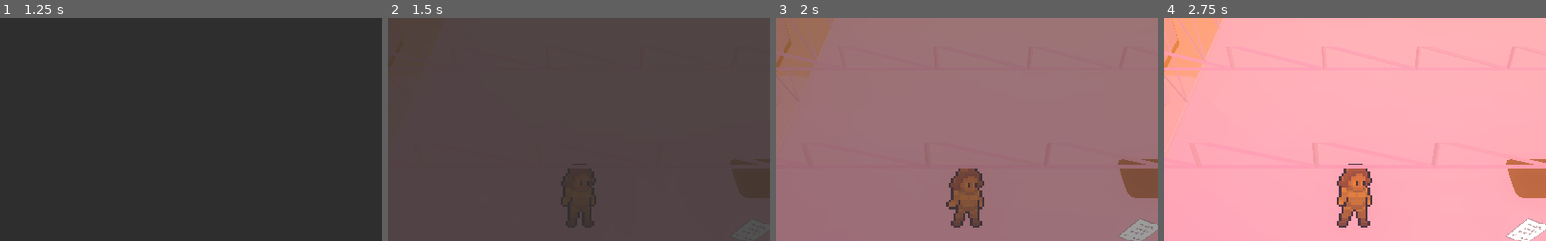
Above: before the commit, frames 1-4 (left to right).
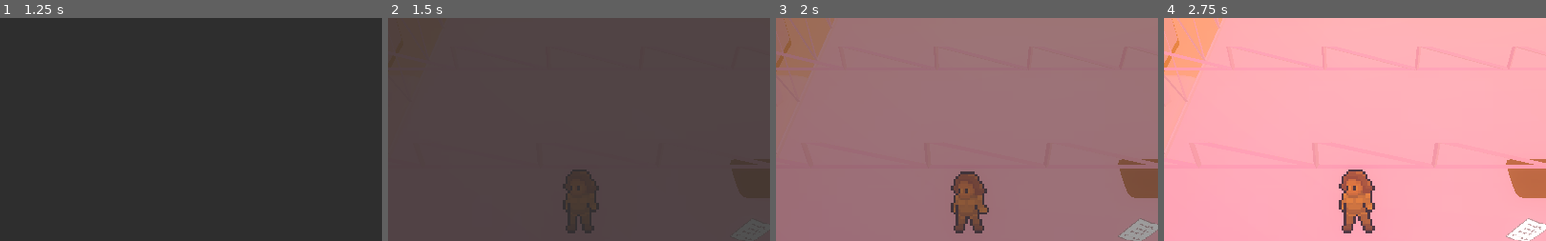
Above: after the commit, the same moments.

Repository: rionhunter/GMTKjam
Game: Godot game, scene res://tInput.tscn
Two runs of this game, one before a commit and one after it. Both use one fixed random seed, a clock stepped at 60 frames per second and the inputs below. Sound files missing from this copy of the repository are replaced by a short silence.
Inputs (mouse positions are % of the whole screen's width and height, from its top left):
- Up to frame 1 (1.25 s): click (50, 98) at 0.52 s; type "12" at 0.6 s
- Up to frame 2 (1.5 s): tap Enter at 1.25 s; hold Enter from 1.28 s (still down)
- Up to frame 3 (2 s): keep holding Enter
- Up to frame 4 (2.75 s): release Enter at 2.03 s; tap Enter at 2.1 s
The pictures show only the part of the screen within x 25-75%, y 25-75%; the shares and areas given below are measured in that part.

Frame 1 is identical in both runs. In frame 2, 0.4% of the frame differs, in the area x 45-56%, y 65-97%; in frame 3, 1.2%; in frame 4, 1.7%.

Commit message:
merged alien ending changes with misc cleanup changes including showing queue

Diff:
--- a/Aliens/base_alien.gd
+++ b/Aliens/base_alien.gd
@@ -7,6 +7,7 @@
 var character_in_range := true
 var is_enabled := true
 var waiting_for_reply := false
+var player_has_spoken := false
 var no_response_periods := 0
 var quest_keyword := "deerp"
 var quest_accepted := false
@@ -40,7 +41,8 @@
 
 
 func _on_player_finished_speaking(input : String):
-	$Timer.stop()
+	$Timer.start(15)
+	player_has_spoken = true
 	no_response_periods = 0
 
 	if quest_keyword in input:
@@ -114,10 +116,12 @@
 
 
 func _on_Timer_timeout():
-	if !waiting_for_reply or no_response_periods >= len(phrases["NO_RESPONSE"]):
-		$Timer.stop()
+	var response = ""
+	if !player_has_spoken:
+		response = phrases["NO_RESPONSE"][no_response_periods % len(phrases["NO_RESPONSE"])]
+	else:
+		random_response("MISC")
 		return
-	var response = phrases["NO_RESPONSE"][no_response_periods]
 	$Dialogue.set_and_show(response)
 	no_response_periods += 1
 
--- a/Aliens/base_alien.tscn
+++ b/Aliens/base_alien.tscn
@@ -80,8 +80,7 @@
 "values": [ 0.0 ]
 }
 
-[sub_resource type="Animation" id=3]
-resource_name = "idle"
+[sub_resource type="Animation" id=5]
 length = 0.8
 loop = true
 tracks/0/type = "value"
@@ -119,9 +118,9 @@
 hframes = 3
 
 [node name="AnimationPlayer" type="AnimationPlayer" parent="."]
-anims/appear = SubResource( 4 )
-anims/hidden = SubResource( 5 )
-anims/idle = SubResource( 3 )
+anims/appear = SubResource( 3 )
+anims/hidden = SubResource( 4 )
+anims/idle = SubResource( 5 )
 
 [node name="Dialogue" parent="." instance=ExtResource( 1 )]
 transform = Transform( 1, 0, 0, 0, 1, 0, 0, 0, 1, 0, 0.584921, 0 )
--- a/Aliens/base_dialogue.json
+++ b/Aliens/base_dialogue.json
@@ -110,9 +110,9 @@
 		"......",
 		"Okay...",
 		"Well then",
-		"Wait, tell me more",
-		"is that a yes?",
+		"...is that a yes?",
 		"and?",
-		"And how does that make you feel?"
+		"So yes to hanging out?",
+		"So yes to being friends?"
 		]
 }
--- a/Environment/Animals/BaseAnimal.tscn
+++ b/Environment/Animals/BaseAnimal.tscn
@@ -31,8 +31,7 @@
 "values": [ 0.0, 1.0 ]
 }
 
-[sub_resource type="Animation" id=1]
-resource_name = "eat"
+[sub_resource type="Animation" id=2]
 length = 0.8
 loop = true
 tracks/0/type = "value"
@@ -60,8 +59,8 @@
 "values": [ 1.0 ]
 }
 
-[sub_resource type="Animation" id=2]
-length = 1.5
+[sub_resource type="Animation" id=3]
+length = 2.5
 tracks/0/type = "value"
 tracks/0/path = NodePath("Sprite3D:opacity")
 tracks/0/interp = 1
@@ -69,7 +68,7 @@
 tracks/0/imported = false
 tracks/0/enabled = true
 tracks/0/keys = {
-"times": PoolRealArray( 0, 0.4, 1.3 ),
+"times": PoolRealArray( 0, 0.6, 2 ),
 "transitions": PoolRealArray( 1, 1, 1 ),
 "update": 0,
 "values": [ 1.0, 1.0, 0.0 ]
@@ -81,7 +80,7 @@
 tracks/1/imported = false
 tracks/1/enabled = true
 tracks/1/keys = {
-"times": PoolRealArray( 1.3 ),
+"times": PoolRealArray( 2.1 ),
 "transitions": PoolRealArray( 1 ),
 "values": [ {
 "args": [  ],
@@ -95,13 +94,13 @@
 tracks/2/imported = false
 tracks/2/enabled = true
 tracks/2/keys = {
-"times": PoolRealArray( 0, 0.5, 0.6, 0.7, 0.8, 0.9 ),
-"transitions": PoolRealArray( 1, 1, 1, 1, 1, 1 ),
+"times": PoolRealArray( 0, 0.5, 0.6, 0.7, 0.8, 0.9, 1, 1.1, 1.2, 1.3, 1.4, 1.5, 1.6, 1.7, 1.8 ),
+"transitions": PoolRealArray( 1, 1, 1, 1, 1, 1, 1, 1, 1, 1, 1, 1, 1, 1, 1 ),
 "update": 1,
-"values": [ 10, 0, 1, 2, 3, 4 ]
+"values": [ 10, 0, 1, 2, 3, 4, 0, 1, 2, 3, 4, 1, 2, 3, 4 ]
 }
 
-[sub_resource type="Animation" id=3]
+[sub_resource type="Animation" id=4]
 length = 1.1
 loop = true
 tracks/0/type = "value"
@@ -137,23 +136,24 @@
 
 [node name="Sprite3D" type="Sprite3D" parent="."]
 transform = Transform( 4, 0, 0, 0, 4, 0, 0, 0, 4, 0, 0.645553, 0 )
+opacity = 0.0
 billboard = 1
 texture = ExtResource( 2 )
 vframes = 3
 hframes = 5
-frame = 10
+frame = 4
 
 [node name="AnimationPlayer" type="AnimationPlayer" parent="."]
-anims/appear = SubResource( 5 )
-anims/eat = SubResource( 1 )
-anims/hide = SubResource( 2 )
-anims/idle = SubResource( 3 )
+anims/appear = SubResource( 1 )
+anims/eat = SubResource( 2 )
+anims/hide = SubResource( 3 )
+anims/idle = SubResource( 4 )
 
 [node name="Area" type="Area" parent="."]
 
 [node name="CollisionShape" type="CollisionShape" parent="Area"]
 transform = Transform( 1, 0, 0, 0, 1, 0, 0, 0, 1, 0, 0.434304, 0 )
-shape = SubResource( 4 )
+shape = SubResource( 5 )
 
 [node name="AudioStreamPlayer" type="AudioStreamPlayer" parent="."]
 stream = ExtResource( 3 )
--- a/World1.tscn
+++ b/World1.tscn
@@ -126,9 +126,6 @@
 transform = Transform( 1, 0, 0, 0, 1, 0, 0, 0, 1, 5.51143, 0, -1.97354 )
 flip = true
 
-[node name="BaseAnimal2" parent="WorldEnvironment" instance=ExtResource( 9 )]
-transform = Transform( 1, 0, 0, 0, 1, 0, 0, 0, 1, -5.90404, 0, 3.58809 )
-
 [node name="player" parent="." instance=ExtResource( 4 )]
 
 [node name="Character" parent="." instance=ExtResource( 1 )]
@@ -164,7 +161,7 @@
 transform = Transform( 1, 0, 0, 0, 1, 0, 0, 0, 1, 12.0942, 1.64733, -7.5949 )
 
 [node name="Animal" type="Spatial" parent="Destinations"]
-transform = Transform( 1, 0, 0, 0, 1, 0, 0, 0, 1, -5.92489, 0, 4.71431 )
+transform = Transform( 1, 0, 0, 0, 1, 0, 0, 0, 1, 6.07894, 0, -0.991423 )
 
 [node name="ExplorationPaths" type="Spatial" parent="."]
 
@@ -186,10 +183,10 @@
 transform = Transform( 1, 0, 0, 0, 1, 0, 0, 0, 1, 10.343, 0.534864, -6.3661 )
 
 [node name="Note2" parent="Discoverables" instance=ExtResource( 8 )]
-transform = Transform( 1, 0, 0, 0, 1, 0, 0, 0, 1, -5.31812, 0.534864, -7.22957 )
+transform = Transform( 1, 0, 0, 0, 1, 0, 0, 0, 1, -20.4715, 0.534864, -7.22957 )
 
 [node name="Note3" parent="Discoverables" instance=ExtResource( 8 )]
-transform = Transform( 1, 0, 0, 0, 1, 0, 0, 0, 1, 13.1514, 0.534864, 2.72703 )
+transform = Transform( 1, 0, 0, 0, 1, 0, 0, 0, 1, 26.494, 0.534864, -2.52138 )
 
 [node name="Note4" parent="Discoverables" instance=ExtResource( 8 )]
 transform = Transform( 1, 0, 0, 0, 1, 0, 0, 0, 1, -6.25027, 0.534864, -1.17411 )
--- a/barks.json
+++ b/barks.json
@@ -93,6 +93,12 @@
 		"What do I feel like doing?",
 		"What should I do?",
 		"Next up..."
+		],
+
+	"DIRECTION":
+		[
+		"I need a purpose... I don't want to just walk around aimlessly",
+		"but why go there?"
 		],
 
 	"EXPLORATION":
--- a/base_character/Character.tscn
+++ b/base_character/Character.tscn
@@ -51,8 +51,7 @@
 "values": [ Vector2( 0, 0 ) ]
 }
 
-[sub_resource type="Animation" id=2]
-resource_name = "eat"
+[sub_resource type="Animation" id=3]
 length = 3.3
 tracks/0/type = "value"
 tracks/0/path = NodePath("Sprite3D:frame")
@@ -81,8 +80,7 @@
 } ]
 }
 
-[sub_resource type="Animation" id=3]
-resource_name = "entertainment"
+[sub_resource type="Animation" id=4]
 length = 9.5
 tracks/0/type = "value"
 tracks/0/path = NodePath("Sprite3D:frame")
@@ -111,8 +109,7 @@
 } ]
 }
 
-[sub_resource type="Animation" id=4]
-resource_name = "farm"
+[sub_resource type="Animation" id=5]
 length = 5.0
 tracks/0/type = "value"
 tracks/0/path = NodePath("Sprite3D:frame")
@@ -381,37 +378,7 @@
 } ]
 }
 
-[sub_resource type="Animation" id=16]
-resource_name = "note_outside"
-length = 2.5
-tracks/0/type = "value"
-tracks/0/path = NodePath("Sprite3D:frame")
-tracks/0/interp = 1
-tracks/0/loop_wrap = true
-tracks/0/imported = false
-tracks/0/enabled = true
-tracks/0/keys = {
-"times": PoolRealArray( 0, 0.2, 0.4, 0.6, 0.8, 1, 1.2, 1.4, 1.6, 1.8, 2, 2.2 ),
-"transitions": PoolRealArray( 1, 1, 1, 1, 1, 1, 1, 1, 1, 1, 1, 1 ),
-"update": 1,
-"values": [ 22, 23, 24, 25, 22, 23, 24, 25, 22, 23, 24, 25 ]
-}
-tracks/1/type = "method"
-tracks/1/path = NodePath(".")
-tracks/1/interp = 1
-tracks/1/loop_wrap = true
-tracks/1/imported = false
-tracks/1/enabled = true
-tracks/1/keys = {
-"times": PoolRealArray( 2.3 ),
-"transitions": PoolRealArray( 1 ),
-"values": [ {
-"args": [  ],
-"method": "_on_animation_finished"
-} ]
-}
-
-[sub_resource type="Animation" id=12]
+[sub_resource type="Animation" id=14]
 length = 8.0
 tracks/0/type = "audio"
 tracks/0/path = NodePath("AudioStreamPlayer")
@@ -572,7 +539,7 @@
 [node name="Sprite3D" type="Sprite3D" parent="."]
 transform = Transform( 0.357316, 0, 0, 0, 0.357316, 0, 0, 0, 0.357316, 0.0119602, 0.494831, -0.0296451 )
 cast_shadow = 0
-offset = Vector2( 0, 2.20978 )
+flip_h = true
 pixel_size = 0.1
 billboard = 1
 shaded = true
@@ -580,30 +547,30 @@
 texture = ExtResource( 2 )
 vframes = 7
 hframes = 11
-frame = 3
+frame = 22
 
 [node name="AnimationPlayer" type="AnimationPlayer" parent="."]
 autoplay = "helm_idle_right_down"
-anims/alien = SubResource( 16 )
-anims/eat = SubResource( 2 )
-anims/entertainment = SubResource( 3 )
-anims/farm = SubResource( 4 )
-anims/helm_farm = SubResource( 5 )
-anims/helm_idle_left_up = SubResource( 6 )
-anims/helm_idle_right_down = SubResource( 7 )
-anims/helm_walk_left_up = SubResource( 8 )
-anims/helm_walk_right_down = SubResource( 9 )
-anims/idle_left_up = SubResource( 10 )
-anims/idle_right_down = SubResource( 11 )
-anims/note_inside = SubResource( 17 )
-anims/note_outside = SubResource( 16 )
-anims/potty = SubResource( 12 )
-anims/sleep = SubResource( 13 )
-anims/walk_left_up = SubResource( 14 )
-anims/walk_right_down = SubResource( 15 )
+anims/alien = SubResource( 2 )
+anims/eat = SubResource( 3 )
+anims/entertainment = SubResource( 4 )
+anims/farm = SubResource( 5 )
+anims/helm_farm = SubResource( 6 )
+anims/helm_idle_left_up = SubResource( 7 )
+anims/helm_idle_right_down = SubResource( 8 )
+anims/helm_walk_left_up = SubResource( 9 )
+anims/helm_walk_right_down = SubResource( 10 )
+anims/idle_left_up = SubResource( 11 )
+anims/idle_right_down = SubResource( 12 )
+anims/note_inside = SubResource( 13 )
+anims/note_outside = SubResource( 2 )
+anims/potty = SubResource( 14 )
+anims/sleep = SubResource( 15 )
+anims/walk_left_up = SubResource( 16 )
+anims/walk_right_down = SubResource( 17 )
 
 [node name="AudioStreamPlayer" type="AudioStreamPlayer" parent="."]
 stream = ExtResource( 3 )
 
 [node name="Dialogue" parent="." instance=ExtResource( 6 )]
-transform = Transform( 1, 0, 0, 0, 1, 0, 0, 0, 1, 0, 0.966309, 0 )
+transform = Transform( 1, 0, 0, 0, 1, 0, 0, 0, 1, 0, 0.851712, 0 )
--- a/base_character/dialogue.gd
+++ b/base_character/dialogue.gd
@@ -24,8 +24,16 @@
 
 
 func set_and_show(speech : String):
-	$Label.text = speech
-	$AnimationPlayer.play("show")
+	print(speech)
+	if $AnimationPlayer.is_playing():
+		$AnimationPlayer.stop()
+		$Label.text = speech
+		$AnimationPlayer.queue("show")
+
+	else:
+		$Label.text = speech
+		$AnimationPlayer.play("show")
+
 
 
 func hide_text():
--- a/keywords.gd
+++ b/keywords.gd
@@ -62,6 +62,8 @@
 	"south": "DIRECTION",
 	"west": "DIRECTION",
 	"east": "DIRECTION",
+	"left": "DIRECTION",
+	"right": "DIRECTION",
 
 	"outside": "EXPLORATION",
 	"wander": "EXPLORATION",
@@ -82,6 +84,7 @@
 	"fertilize": "FARM",
 	"reap": "FARM",
 	"farm": "FARM",
+	"farming": "FARM",
 	"sow": "FARM",
 	"crops": "FARM",
 	"crop": "FARM",
@@ -130,6 +133,8 @@
 	"notes" : "NOTE",
 	"page" : "NOTE",
 	"pages" : "NOTE",
+	"paper" : "NOTE",
+	"papers" : "NOTE",
 
 	"sudo": "SUDO",
 	"debug": "SUDO",
--- a/player.gd
+++ b/player.gd
@@ -41,7 +41,7 @@
 # We as the player don't see this or interact with it directly, so it doesn't need to be too flash
 var inventory = {"food": {"potatoes" : 1, "carrots" : 0}}
 var potatoes := 1
-var note_index := -1
+var note_index := 3
 var nearest_note := Vector3()
 
 ### Queue
@@ -103,6 +103,8 @@
 
 func _on_fed_animal():
 	random_response("ANIMAL_FED")
+	potatoes -= 1
+	EventHub.emit_signal("new_thought", "one potato down, " + str(potatoes) + " left")
 
 
 func _on_animal_scared():
--- a/tInput.gd
+++ b/tInput.gd
@@ -48,6 +48,7 @@
 
 func _on_game_over():
 	$AnimationPlayer.play("game_over")
+	$Input.readonly = true
 
 
 func initialize_text_fields() -> void:
Not shown: 2 places in Aliens/base_alien.tscn that only renumber resources
Not shown: 2 places in Environment/Animals/BaseAnimal.tscn that only renumber resources
Not shown: 12 places in base_character/Character.tscn that only renumber resources
